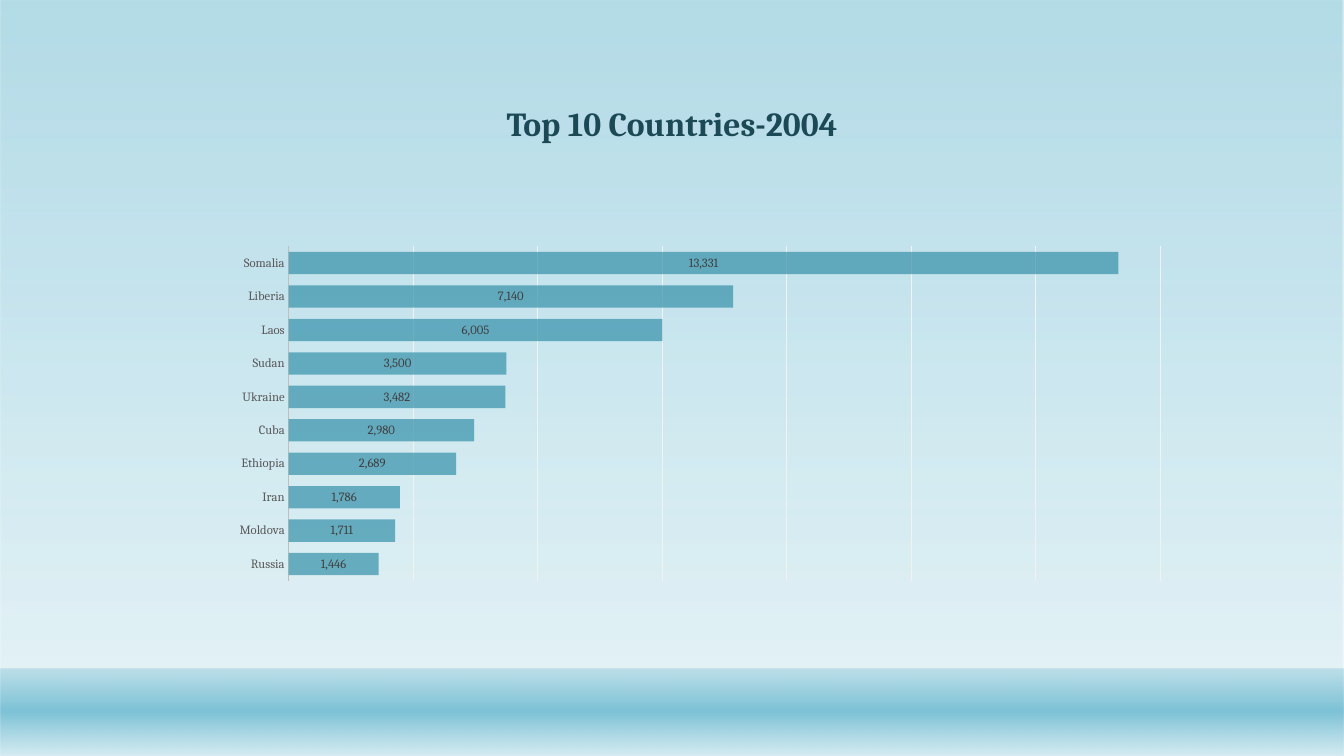
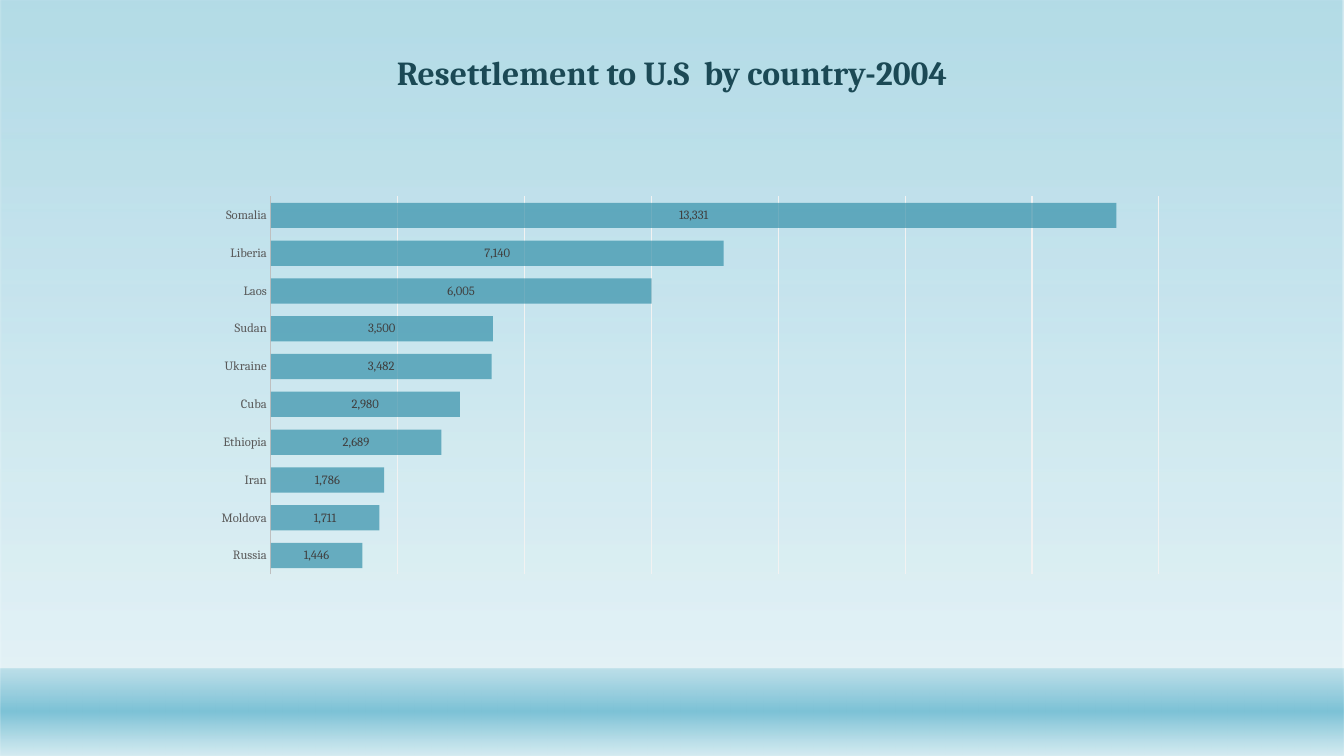
Before and after one commit to Abdullah0930/Refugee-Immigrants-to-U.S, a slide deck: slide 9 of Capstone/Refugee_Immigrants overtime.pptx. Drawn at 1344x756 pixels with LibreOffice and Linux fonts; fonts in the diff are those of the drawing; background and template pictures are left out. Boxes give left, top, right and bottom in pixels: in the first picture for what was removed or moved away, otherwise in the second. Text is boxed around its words. In the diff, an @@ line names an element or a change of style, - is before the commit and + after.

```diff
--- a/Capstone/Refugee_Immigrants overtime.pptx
+++ b/Capstone/Refugee_Immigrants overtime.pptx
@@ title at (x1=397, y1=61, x2=947, y2=93): text changed @@
-Top 10 Countries-2004
+Resettlement to U.S by country-2004
@@ bar stacked chart resized from (x1=148, y1=173, x2=1222, y2=630) to (x1=127, y1=114, x2=1222, y2=630) @@
```
Also in this commit, not shown: 12 other slides changed, 4 other files.
